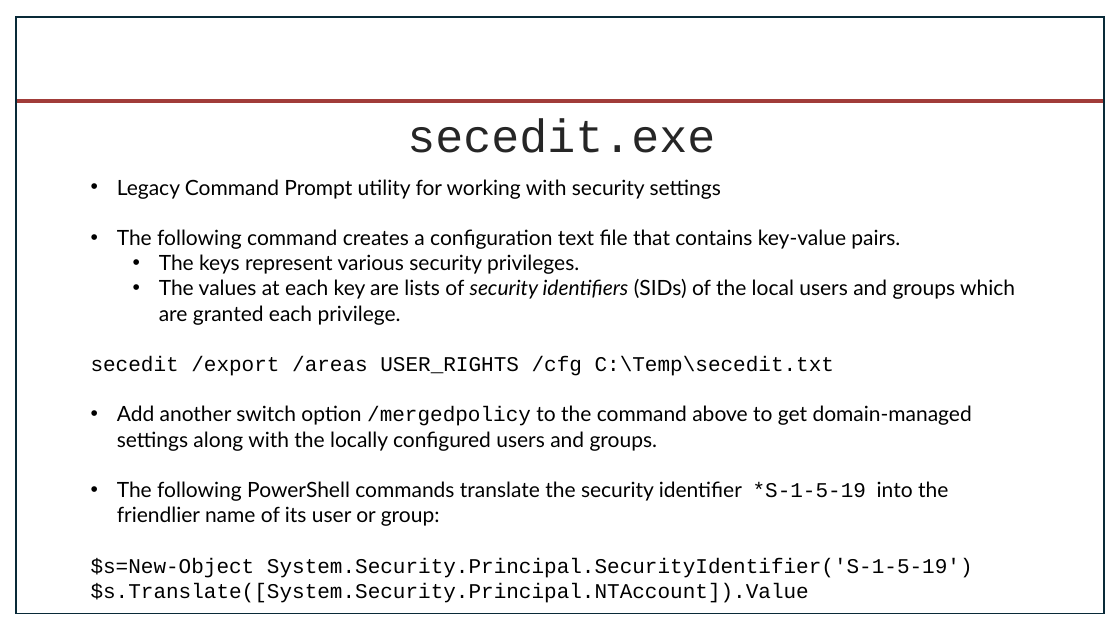
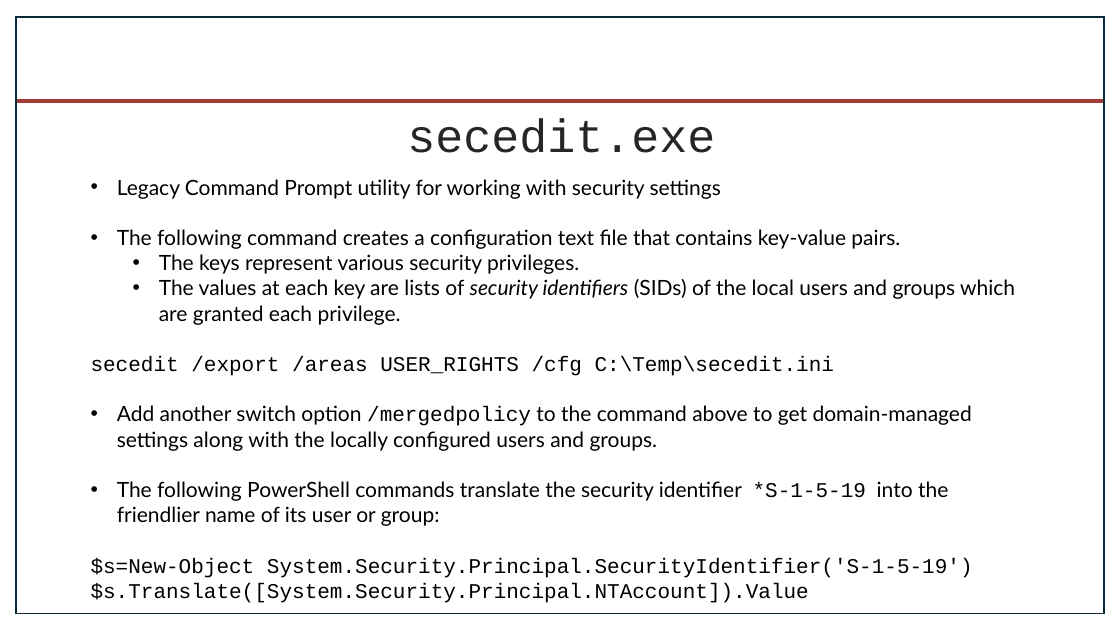
Before and after one commit to byui-cyber360/content, a slide deck: slide 6 of CYBER360-5.2-User-Rights.pptx. Drawn at 1120x630 pixels with LibreOffice and Linux fonts; fonts in the diff are those of the drawing; background and template pictures are left out. Boxes give left, top, right and bottom in pixels: in the first picture for what was removed or moved away, otherwise in the second. Text is boxed around its words. In the diff, an @@ line names an element or a change of style, - is before the commit and + after.

Commit message:
changed file extension to more appropraite type

```diff
--- a/CYBER360-5.2-User-Rights.pptx
+++ b/CYBER360-5.2-User-Rights.pptx
@@ text at [91, 356, 834, 376]: text changed @@
-secedit /export /areas USER_RIGHTS /cfg C:\Temp\secedit.txt
+secedit /export /areas USER_RIGHTS /cfg C:\Temp\secedit.ini
```
